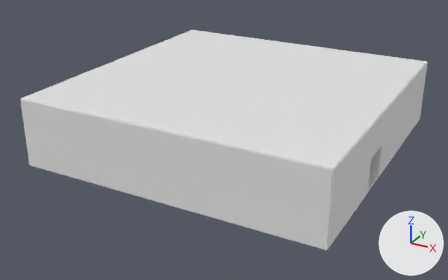
A saved change to the FBX model SpookySealTeam7/Assets/blenderAssets/house.fbx.
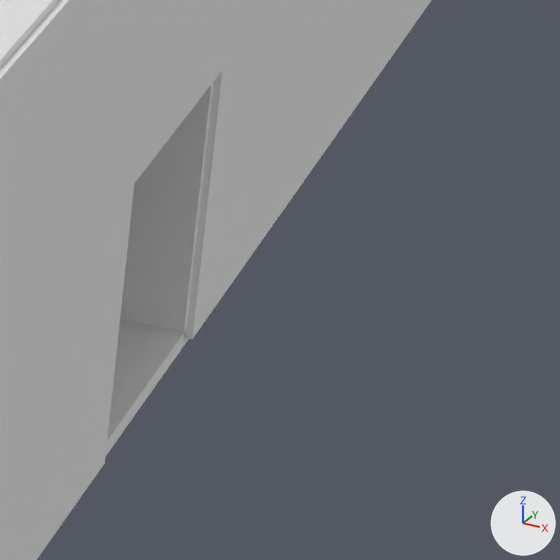
Old and new are each drawn whole from a 50 mm lens placed at (16.33, -31.87, 15.18), pointed at (-0.6, -1.1, -0.21) and again close up on the part from 79% to 95% of the width and 49% to 73% of the height. Every picture has the same lights, and +X, +Y and +Z are marked at lower right. Where no turn or scale is listed for an object, it has been applied to the vertices.

Names of what the first close-up shows: 'Cube.004', 'Cube.017', 'groundFloor.001', 'groundFloor.004', 'groundFloor.005', 'groundFloor.007'.
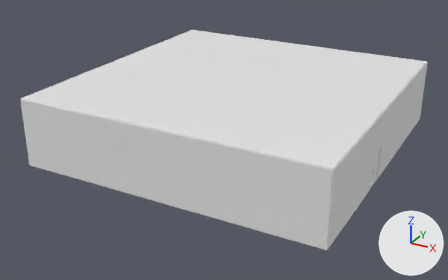
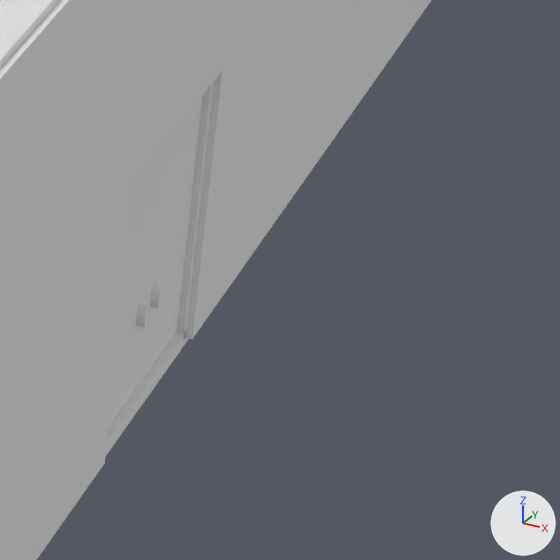
Commit message: full house xbf

What differs and where, as boxes (x1, y1, x2, y2) in the close-ups (560 x 560 px):
'Cube.019', added: after (136, 97, 202, 387)
'Cube.018', added: after (109, 150, 161, 425)
'Cylinder', added: after (136, 298, 150, 327)
'Cylinder.001', added: after (150, 279, 164, 308)
'groundFloor.007', unchanged, covered by the edit: before (120, 83, 213, 340); after (177, 83, 213, 338)
'groundFloor.001', unchanged, covered by the edit: before (106, 319, 189, 455); after (106, 330, 189, 455)

The change in detail:
Mesh me_cube_041 is new.
It is a box spanning x -0.05..0.05, y -0.5..0.5, z -1.0..1.0.
Mesh me_cylinder is new.
It has 64 vertices, 34 faces and spans x -0.07..0.07, y -0.05..0.05, z -0.1..0.1.
Object 'Cube.019' (ob_cube_019) is new; it shows me_cube_041.
Its location is (8.9, -1.5, 0.5).
Object 'Cylinder' (ob_cylinder) is new; it shows me_cylinder.
Its location is (8.938, -2.14, 0.191).
Object 'Cylinder.001' (ob_cylinder_001) is new; it shows a copy of me_cylinder.
Its location is (8.938, -1.826, 0.191).
Object 'Cube.018' (ob_cube_018) is new; it shows a copy of me_cube_041.
Its location is (8.9, -2.5, 0.5).
